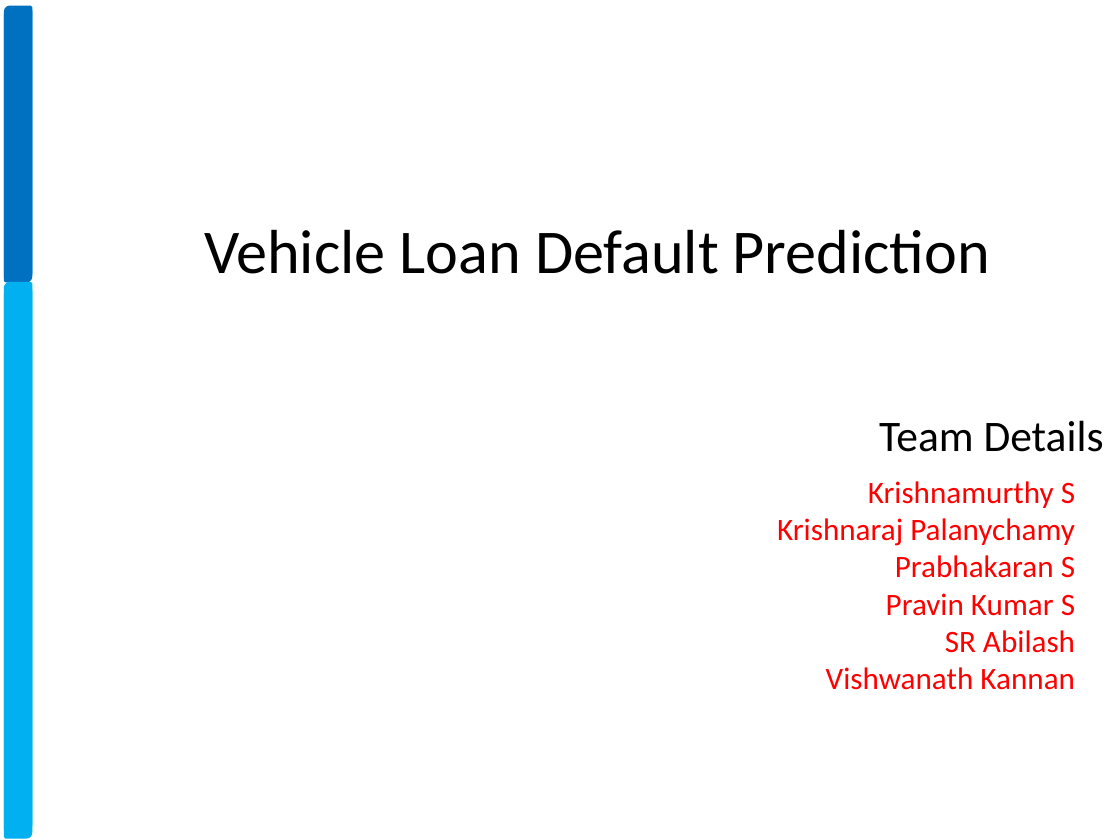
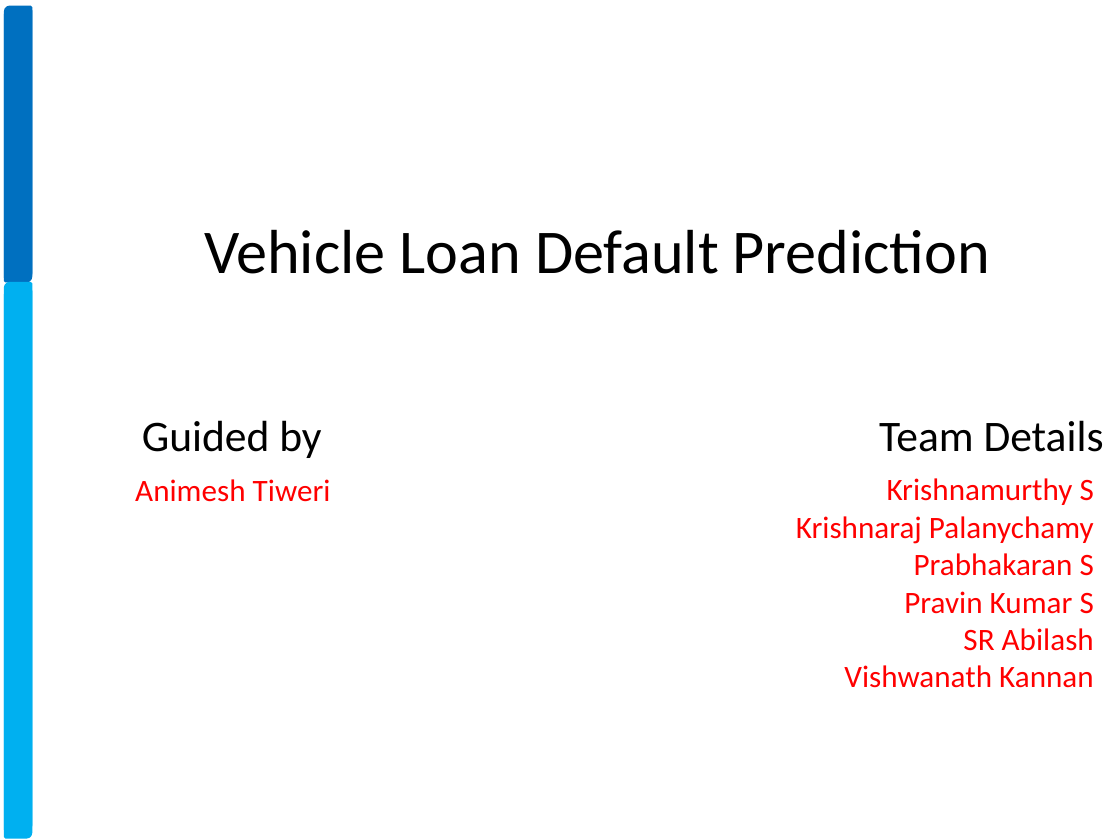
Before and after one commit to xavierigneous/Vehicle-Loan-Default-Prediction, a slide deck: slide 1 of Vehicle Loan Default Prediction.pptx. Drawn at 1120x840 pixels with LibreOffice and Linux fonts; fonts in the diff are those of the drawing; background and template pictures are left out. Boxes give left, top, right and bottom in pixels: in the first picture for what was removed or moved away, otherwise in the second. Text is boxed around its words. In the diff, an @@ line names an element or a change of style, - is before the commit and + after.

```diff
--- a/Vehicle Loan Default Prediction.pptx
+++ b/Vehicle Loan Default Prediction.pptx
@@ text added at (x1=142, y1=420, x2=321, y2=458), 28 pt, text #000000 @@
+Guided by
@@ text "Krishnamurthy S" moved from (x1=777, y1=481, x2=1075, y2=690) to (x1=796, y1=478, x2=1094, y2=688) @@
@@ text added at (x1=135, y1=479, x2=331, y2=502), 20 pt, text #FF0000 @@
+Animesh Tiweri
```
